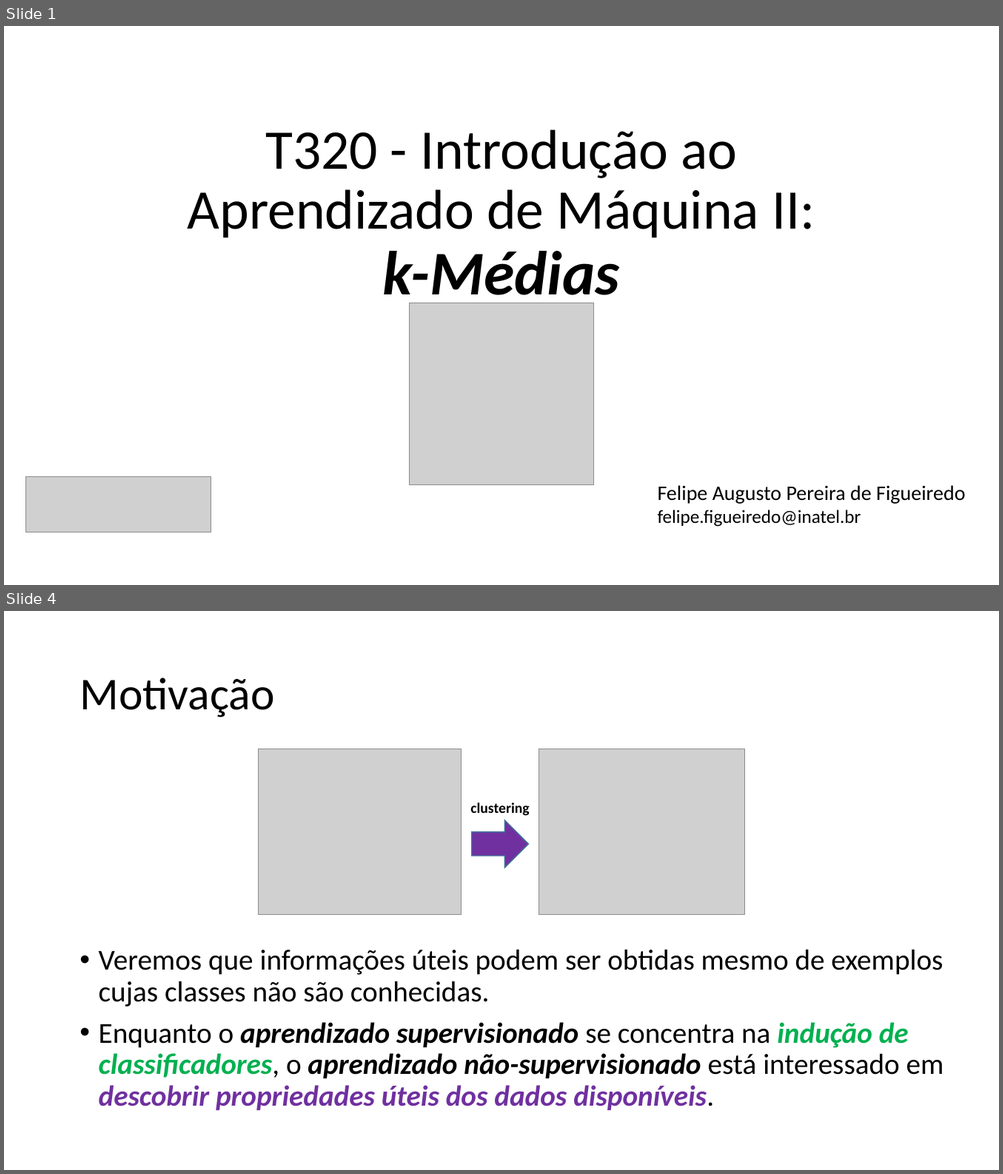
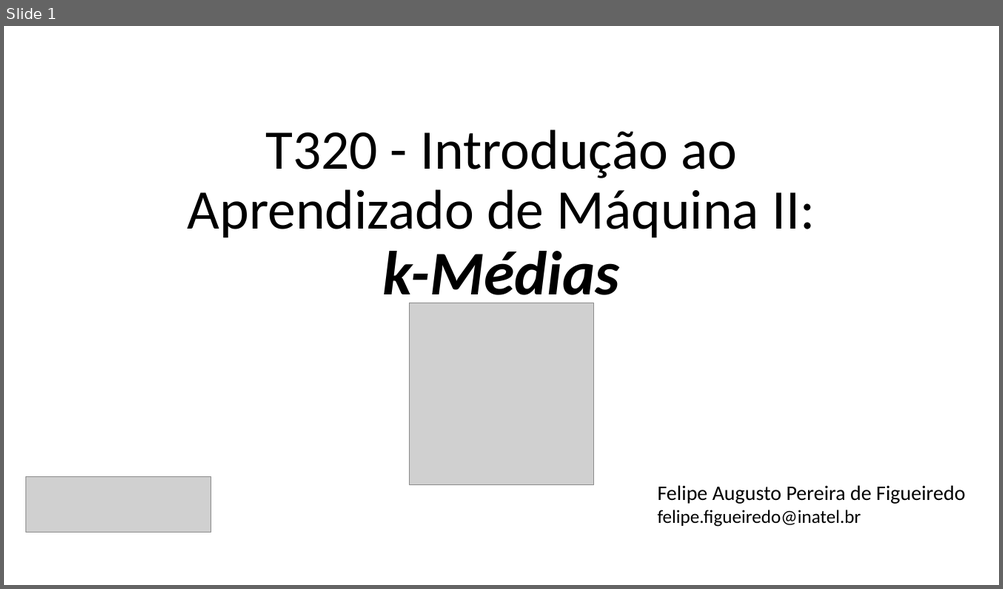
Before and after one commit to zz4fap/t320_aprendizado_de_maquina, a slide deck: slides/T320_kMeans.pptx. Shown one above the other, each under a label of ours: slides 1 and 4 before the commit, slide 1 after it; the slides between them are not shown. The pictures are 1003x1174 and 1003x589 pixels, drawn with LibreOffice and Linux fonts; fonts in the diff are those of the drawing; grey boxes stand for pictures. Boxes give left, top, right and bottom in pixels: in the first picture for what was removed or moved away, otherwise in the second. Text is boxed around its words. In the diff, an @@ line names an element or a change of style, - is before the commit and + after.

```diff
--- a/slides/T320_kMeans.pptx
+++ b/slides/T320_kMeans.pptx
@@ slide 4 removed at [4, 611, 999, 1170], background #FFFFFF @@
@@ title removed at [79, 678, 274, 718] @@
-Motivação
@@ group removed at [259, 749, 745, 914]: 2 pictures, 1 text, 1 right arrow @@
-clustering
@@ text removed at [99, 949, 944, 1111] @@
-• Veremos que informações úteis podem ser obtidas mesmo de exemplos cujas classes não são conhecidas.
-• Enquanto o aprendizado supervisionado se concentra na indução de classificadores, o aprendizado não-supervisionado está interessado em descobrir propriedades úteis dos dados disponíveis.
```
Also in this commit, not shown: 12 slides changed, 4 slides added, 3 other slides removed, 2 other files.
